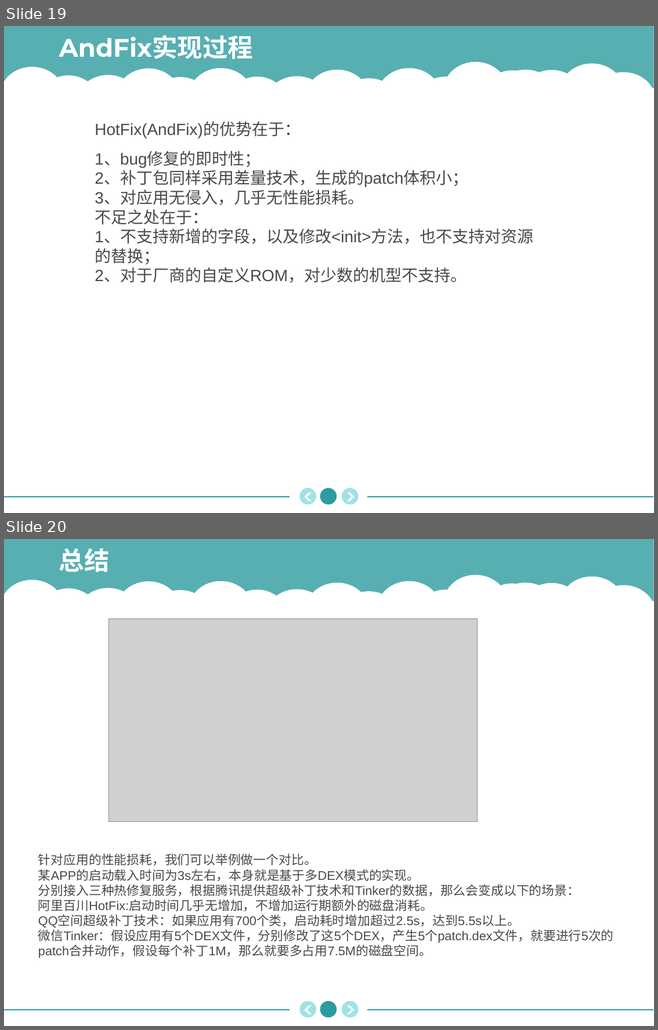
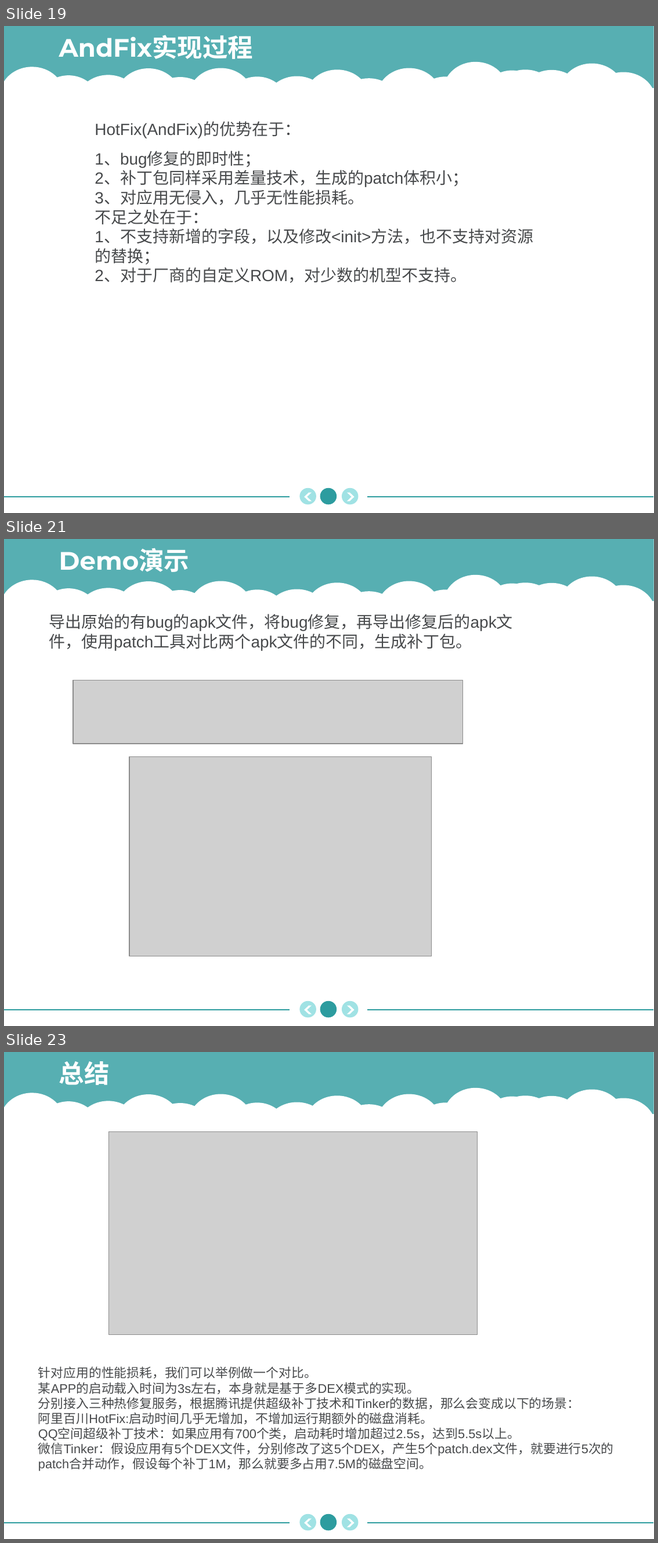
Before and after one commit to blighli/MobTech2016, a slide deck: 21651060刘康/Android热修复技术.pptx. Shown one above the other, each under a label of ours: slides 19 and 20 before the commit, slides 19, 21 and 23 after it; the slides between them are not shown. The pictures are 658x1030 and 658x1543 pixels, drawn with LibreOffice and Linux fonts; fonts in the diff are those of the drawing; grey boxes stand for pictures; background and template pictures are left out. Boxes give left, top, right and bottom in pixels: in the first picture for what was removed or moved away, otherwise in the second. Text is boxed around its words. In the diff, an @@ line names an element or a change of style, - is before the commit and + after.

```diff
--- a/21651060刘康/Android热修复技术.pptx
+++ b/21651060刘康/Android热修复技术.pptx
@@ slide 21 added at [4, 539, 654, 1026], background #FFFFFF; not listed: 29 template elements that a slide beside it also shows @@
@@ text added at [59, 548, 190, 572], 28 pt, text #FFFFFF, bold @@
+Demo演示
@@ text added at [49, 614, 513, 651], 18 pt, text #47494B @@
+导出原始的有bug的apk文件，将bug修复，再导出修复后的apk文件，使用patch工具对比两个apk文件的不同，生成补丁包。
@@ picture added at [73, 681, 463, 744] @@
@@ picture added at [129, 757, 431, 957] @@
@@ what was slide 20 is now slide 23 @@
```
Also in this commit, not shown: 1 slide changed, 2 other slides added, 1 other file.
